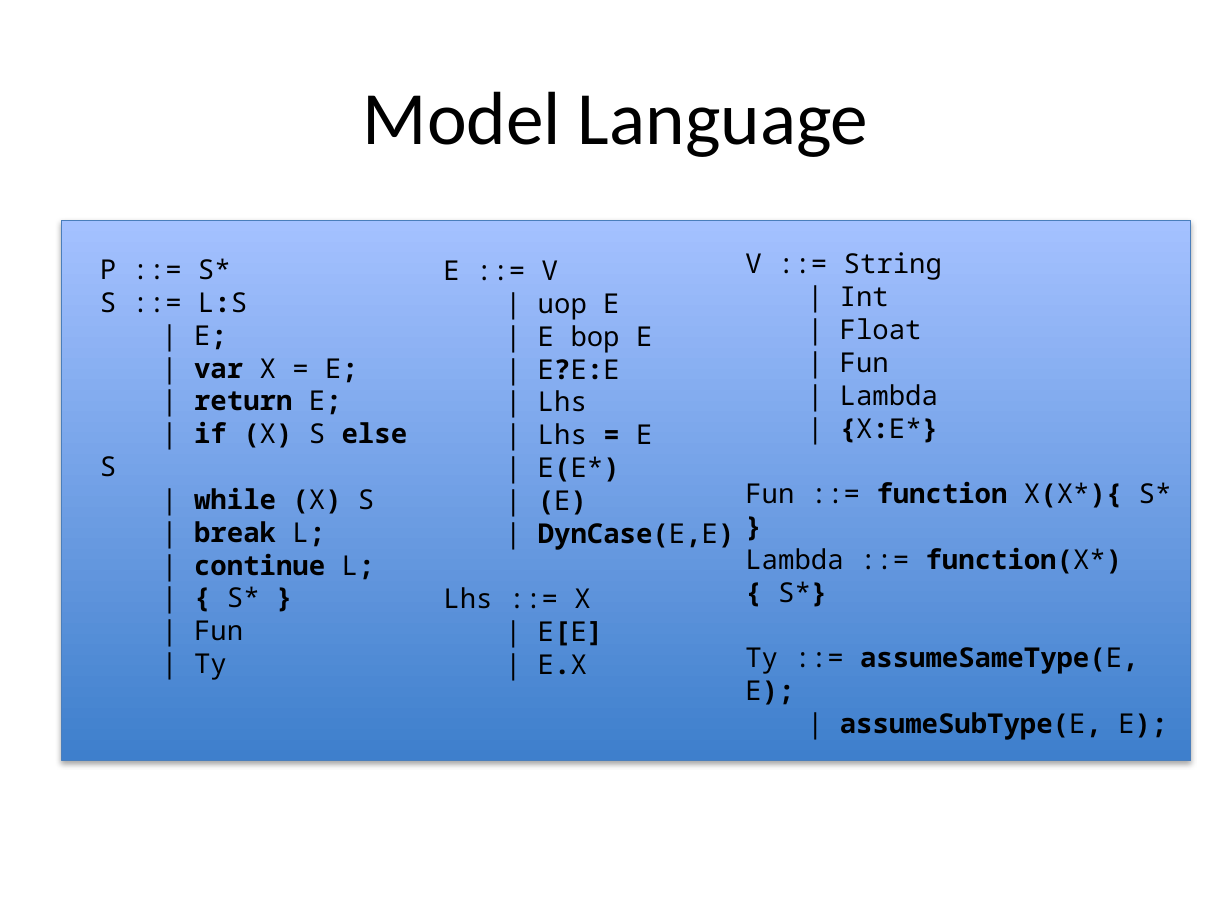
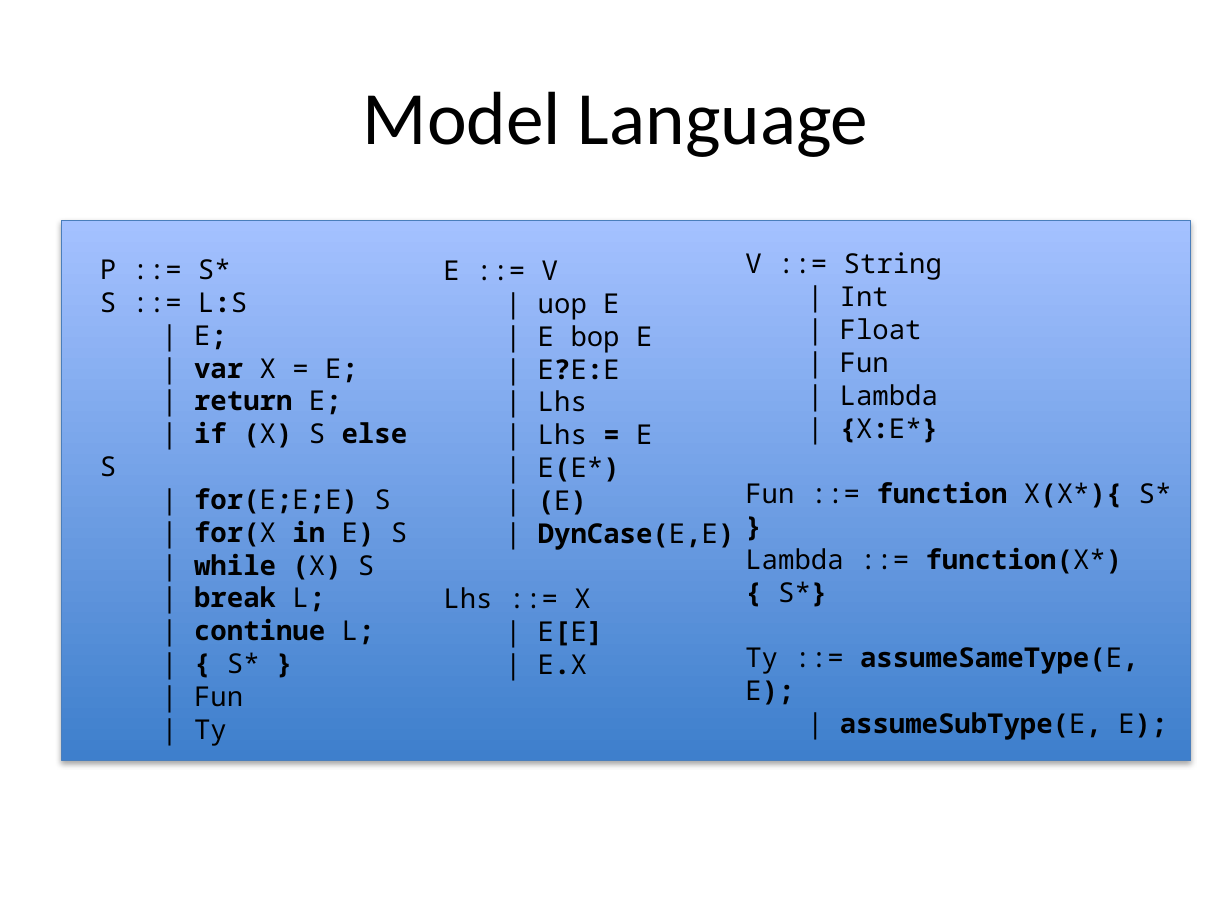
Before and after one commit to SRA-SiliconValley/jalangi, a slide deck: slide 11 of sjs/note.pptx. Drawn at 1232x924 pixels with LibreOffice and Linux fonts; fonts in the diff are those of the drawing. Boxes give left, top, right and bottom in pixels: in the first picture for what was removed or moved away, otherwise in the second. Text is boxed around its words. In the diff, an @@ line names an element or a change of style, - is before the commit and + after.

```diff
--- a/sjs/note.pptx
+++ b/sjs/note.pptx
@@ text at [194,488,407,547]: paragraphs added @@
+| for(E;E;E) S
+| for(X in E) S
```
